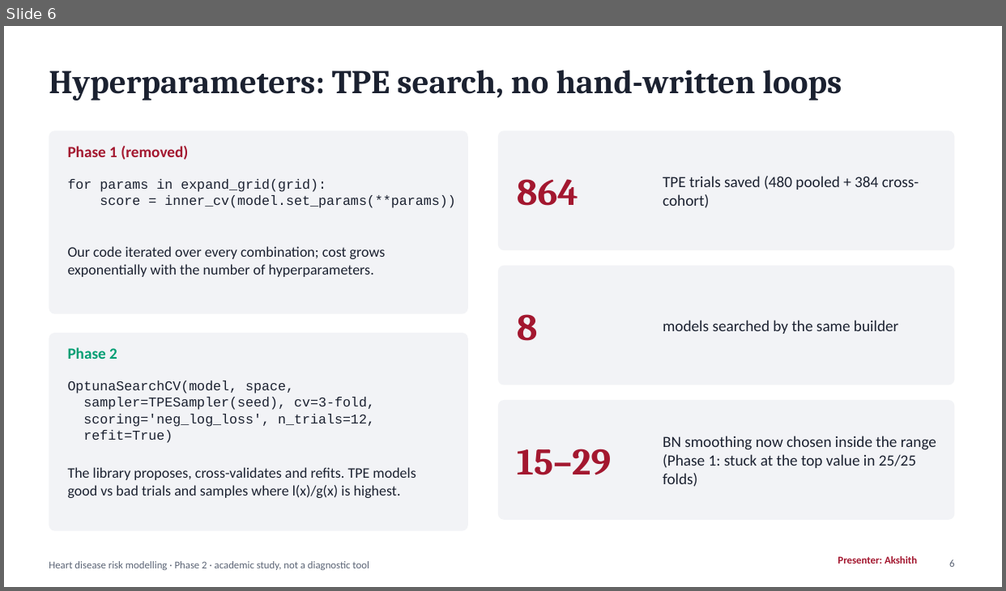
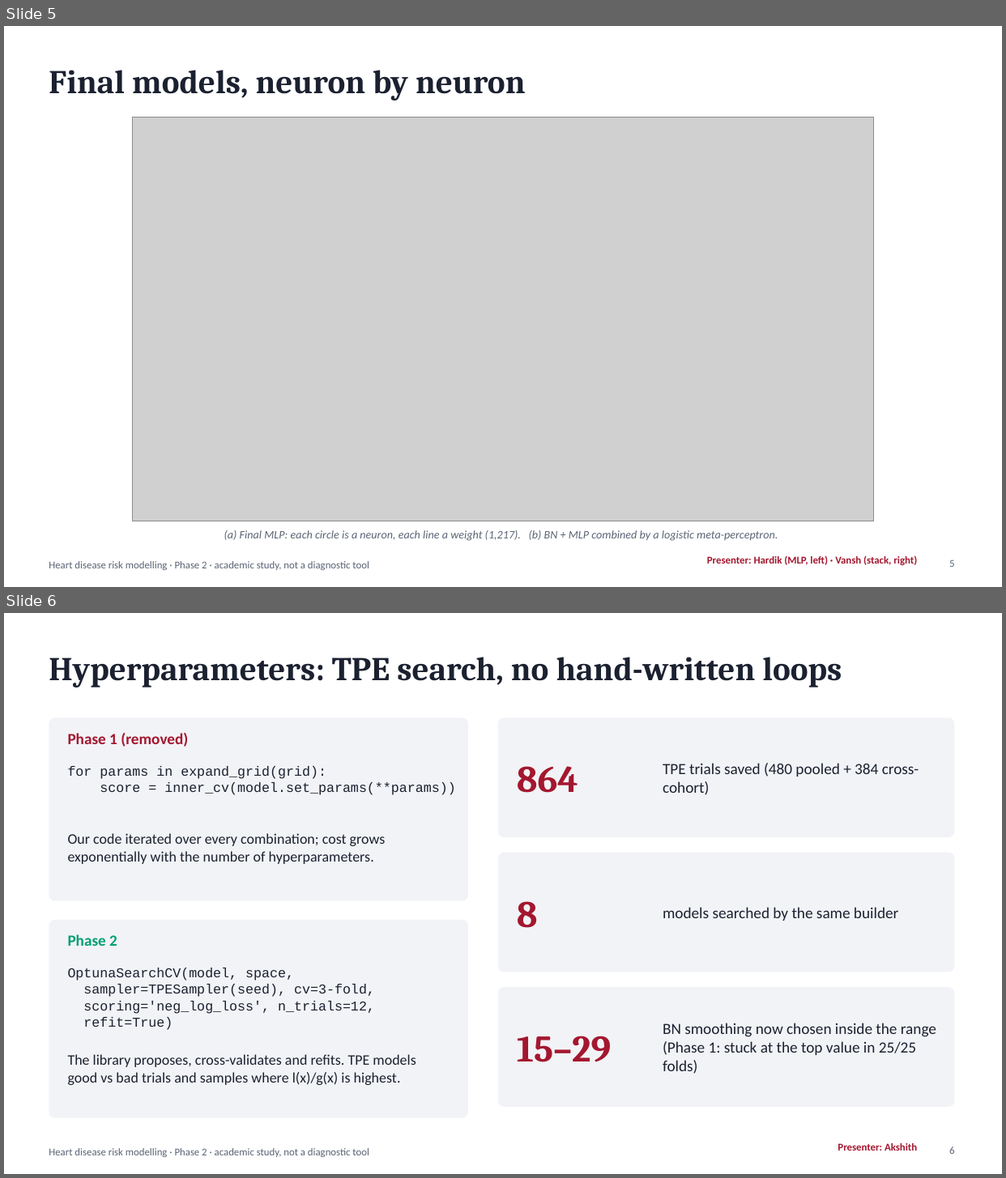
Before and after one commit to Akshith17323/AML-DL_Project, a slide deck: reports/presentation/Phase2_Heart_Disease_Risk_Modelling.pptx. Shown one above the other, each under a label of ours: slide 6 before the commit, slides 5 and 6 after it. The pictures are 1006x591 and 1006x1178 pixels, drawn with LibreOffice and Linux fonts; fonts in the diff are those of the drawing; grey boxes stand for pictures. Boxes give left, top, right and bottom in pixels: in the first picture for what was removed or moved away, otherwise in the second. Text is boxed around its words. In the diff, an @@ line names an element or a change of style, - is before the commit and + after.

```diff
--- a/reports/presentation/Phase2_Heart_Disease_Risk_Modelling.pptx
+++ b/reports/presentation/Phase2_Heart_Disease_Risk_Modelling.pptx
@@ slide 5 added at [4,26,1002,587], background #FFFFFF; not listed: 1 template element that a slide beside it also shows @@
@@ title added at [49,70,526,101], 32 pt, text #1B2130, bold @@
+Final models, neuron by neuron
@@ picture added at [133,118,874,522] @@
@@ text added at [224,531,778,541], 11 pt, text #5B6475, italic @@
+(a) Final MLP: each circle is a neuron, each line a weight (1,217). (b) BN + MLP combined by a logistic meta-perceptron.
@@ text added at [707,556,917,565], 10 pt, text #A3172F, bold @@
+Presenter: Hardik (MLP, left) · Vansh (stack, right)
@@ page number added at [949,561,954,567], 10 pt, text #5B6475 @@
+5
```
Also in this commit, not shown: 1 slide removed, 4 other files.
